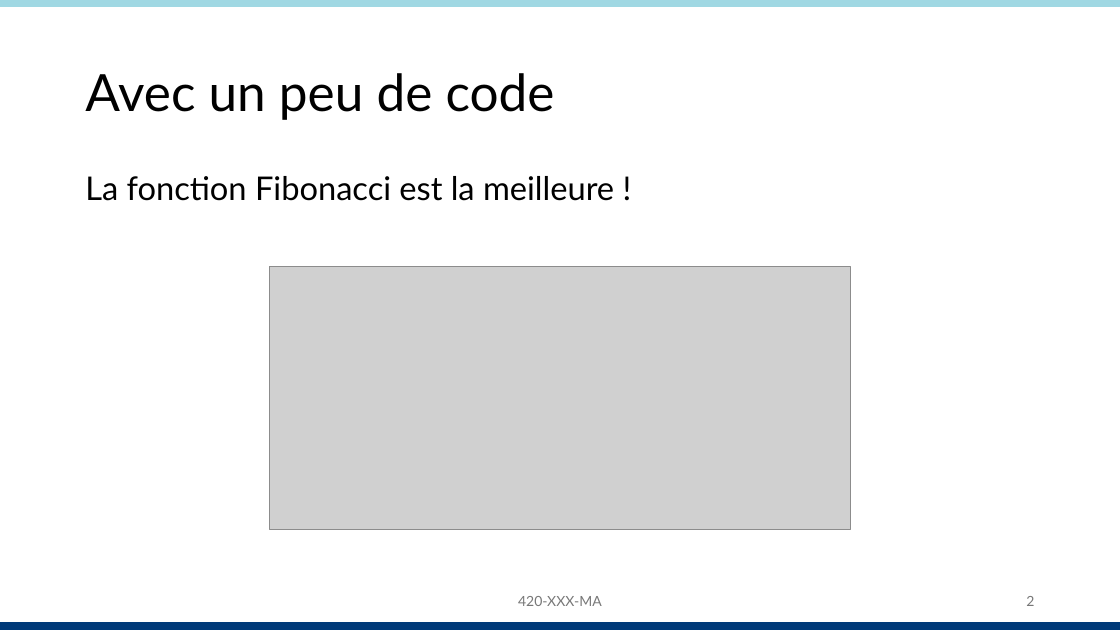
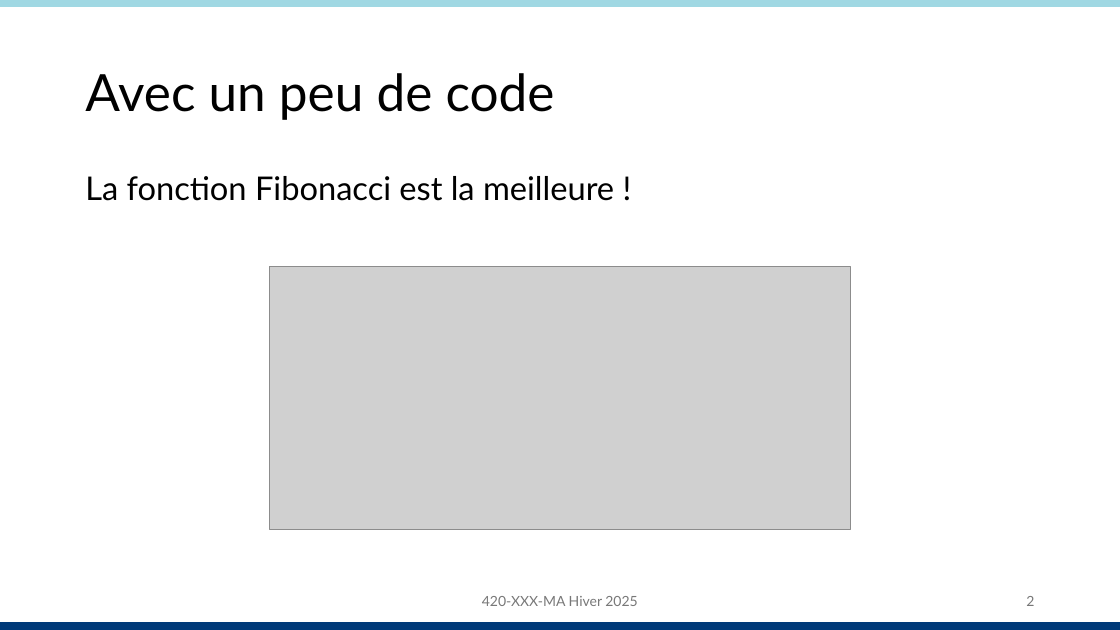
Before and after one commit to archambaultv-prof/les-scripts-du-dernier-recours, a slide deck: slide 2 of gabarits/power_point/Présentation.pptx. Drawn at 1120x630 pixels with LibreOffice and Linux fonts; fonts in the diff are those of the drawing; grey boxes stand for pictures; background and template pictures are left out. Boxes give left, top, right and bottom in pixels: in the first picture for what was removed or moved away, otherwise in the second. Text is boxed around its words. In the diff, an @@ line names an element or a change of style, - is before the commit and + after.

```diff
--- a/gabarits/power_point/Présentation.pptx
+++ b/gabarits/power_point/Présentation.pptx
@@ text at bbox=[482, 596, 637, 606]: text changed @@
-420-XXX-MA
+420-XXX-MA Hiver 2025
```
Also in this commit, not shown: 2 other slides changed.
